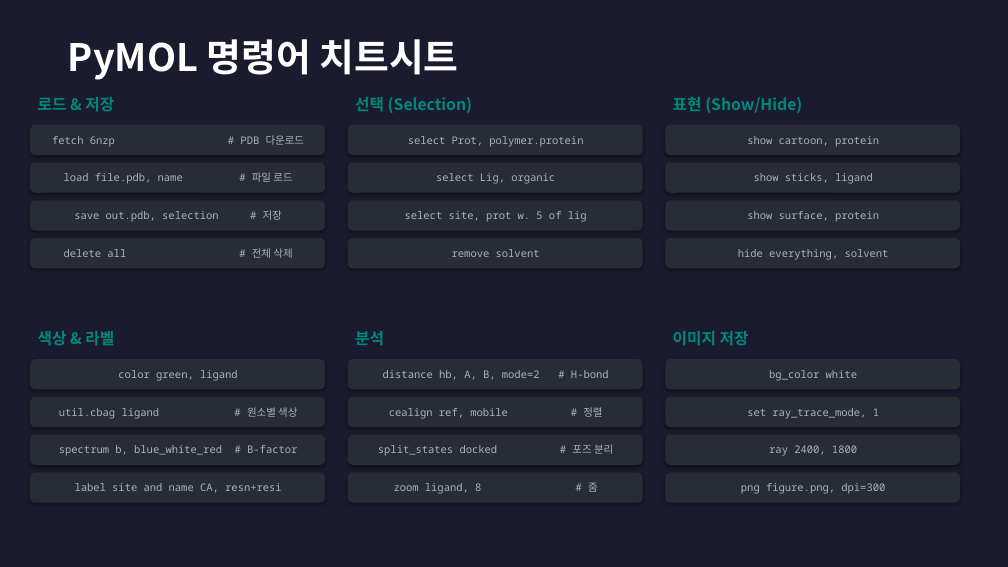
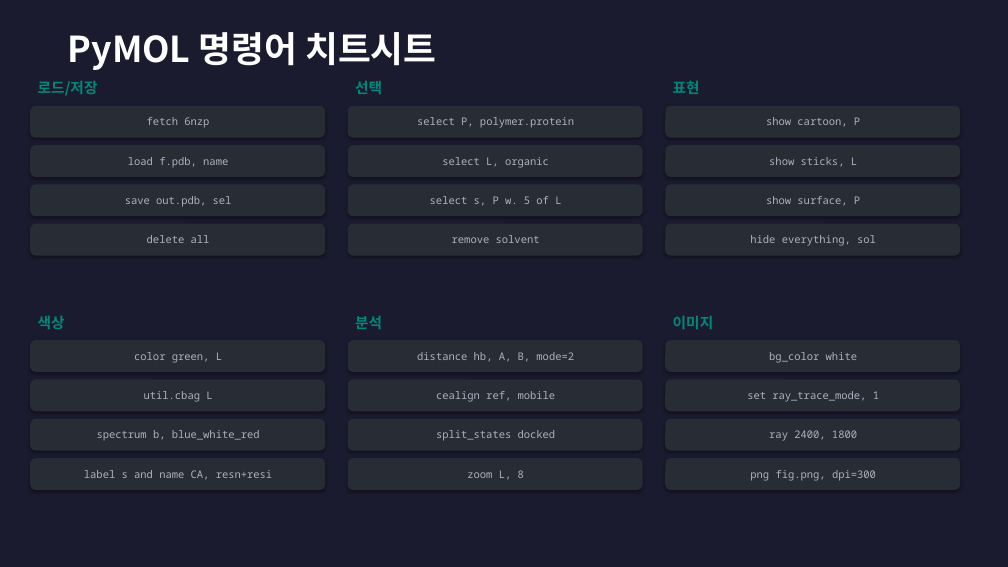
Before and after one commit to fourmodern/molecular_docking_tutorial, a slide deck: slide 9 of PyMOL_Tutorial.pptx (slide 13 before the commit). Drawn at 1008x567 pixels with LibreOffice and Linux fonts; fonts in the diff are those of the drawing. Boxes give left, top, right and bottom in pixels: in the first picture for what was removed or moved away, otherwise in the second. Text is boxed around its words. In the diff, an @@ line names an element or a change of style, - is before the commit and + after.

```diff
--- a/PyMOL_Tutorial.pptx
+++ b/PyMOL_Tutorial.pptx
@@ text "PyMOL 명령어 치트시트": place and size @@
-text "PyMOL 명령어 치트시트" at bbox=[68, 39, 459, 80]
+text "PyMOL 명령어 치트시트" at bbox=[68, 32, 436, 70]
@@ text "PyMOL 명령어 치트시트" at bbox=[68, 32, 436, 70]: size 36 to 34 pt; less space between paragraphs @@
@@ text at bbox=[38, 81, 98, 96]: text changed; size 15 to 14 pt @@
-로드 & 저장
+로드/저장
@@ text at bbox=[355, 81, 382, 94]: text changed; size 15 to 14 pt @@
-선택 (Selection)
+선택
@@ text at bbox=[673, 81, 700, 94]: text changed; size 15 to 14 pt @@
-표현 (Show/Hide)
+표현
@@ 9 rounded rectangles: place and size @@
-9 rounded rectangles at bbox=[30, 125, 960, 389]
+9 rounded rectangles at bbox=[30, 106, 960, 372]
@@ text in rounded rectangle at bbox=[147, 117, 209, 128]: text changed @@
-fetch 6nzp # PDB 다운로드
+fetch 6nzp
@@ text in rounded rectangle at bbox=[417, 117, 574, 128]: text changed @@
-select Prot, polymer.protein
+select P, polymer.protein
@@ text in rounded rectangle at bbox=[766, 117, 860, 126]: text changed @@
-show cartoon, protein
+show cartoon, P
@@ text in rounded rectangle at bbox=[128, 157, 228, 167]: text changed @@
-load file.pdb, name # 파일 로드
+load f.pdb, name
@@ text in rounded rectangle at bbox=[442, 157, 549, 168]: text changed @@
-select Lig, organic
+select L, organic
@@ text in rounded rectangle at bbox=[769, 157, 857, 166]: text changed @@
-show sticks, ligand
+show sticks, L
@@ text in rounded rectangle at bbox=[125, 196, 232, 207]: text changed @@
-save out.pdb, selection # 저장
+save out.pdb, sel
@@ text in rounded rectangle at bbox=[430, 196, 561, 206]: text changed @@
-select site, prot w. 5 of lig
+select s, P w. 5 of L
@@ text in rounded rectangle at bbox=[766, 196, 860, 205]: text changed @@
-show surface, protein
+show surface, P
@@ text in rounded rectangle at bbox=[147, 235, 210, 243]: text changed @@
-delete all # 전체 삭제
+delete all
@@ text in rounded rectangle at bbox=[750, 235, 876, 246]: text changed @@
-hide everything, solvent
+hide everything, sol
@@ text at bbox=[38, 316, 65, 329]: text changed; size 15 to 14 pt @@
-색상 & 라벨
+색상
@@ text "분석": place and size @@
-text "분석" at bbox=[355, 331, 384, 346]
+text "분석" at bbox=[355, 316, 382, 329]
@@ text "분석" at bbox=[355, 316, 382, 329]: size 15 to 14 pt; less space between paragraphs @@
@@ text at bbox=[673, 316, 714, 329]: text changed; size 15 to 14 pt @@
-이미지 저장
+이미지
@@ text in rounded rectangle at bbox=[134, 352, 222, 363]: text changed @@
-color green, ligand
+color green, L
@@ text in rounded rectangle at bbox=[417, 352, 574, 362]: text changed @@
-distance hb, A, B, mode=2 # H-bond
+distance hb, A, B, mode=2
@@ 15 rounded rectangles: place and size @@
-15 rounded rectangles at bbox=[30, 200, 960, 503]
+15 rounded rectangles at bbox=[30, 185, 960, 490]
@@ text in rounded rectangle at bbox=[144, 391, 212, 402]: text changed @@
-util.cbag ligand # 원소별 색상
+util.cbag L
@@ text in rounded rectangle at bbox=[436, 391, 556, 402]: text changed @@
-cealign ref, mobile # 정렬
+cealign ref, mobile
@@ text in rounded rectangle at bbox=[97, 430, 260, 440]: text changed @@
-spectrum b, blue_white_red # B-factor
+spectrum b, blue_white_red
@@ text in rounded rectangle at bbox=[436, 430, 556, 441]: text changed @@
-split_states docked # 포즈 분리
+split_states docked
@@ text in rounded rectangle at bbox=[84, 470, 273, 480]: text changed @@
-label site and name CA, resn+resi
+label s and name CA, resn+resi
@@ text in rounded rectangle at bbox=[467, 470, 524, 480]: text changed @@
-zoom ligand, 8 # 줌
+zoom L, 8
@@ text in rounded rectangle at bbox=[750, 470, 876, 481]: text changed @@
-png figure.png, dpi=300
+png fig.png, dpi=300
```
Also in this commit, not shown: 7 other slides changed, 1 slide added, 5 slides removed, 1 other file.
